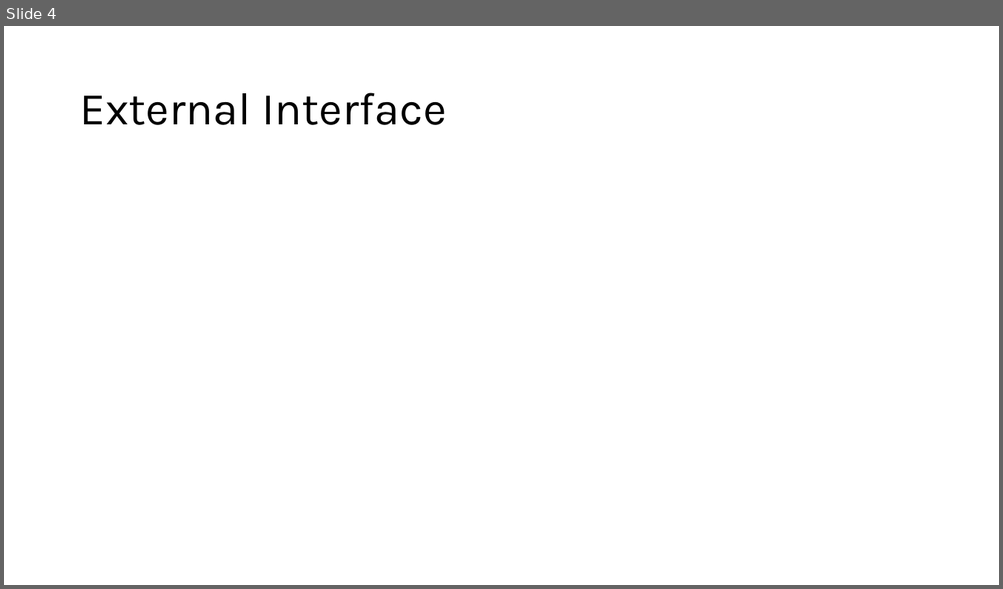
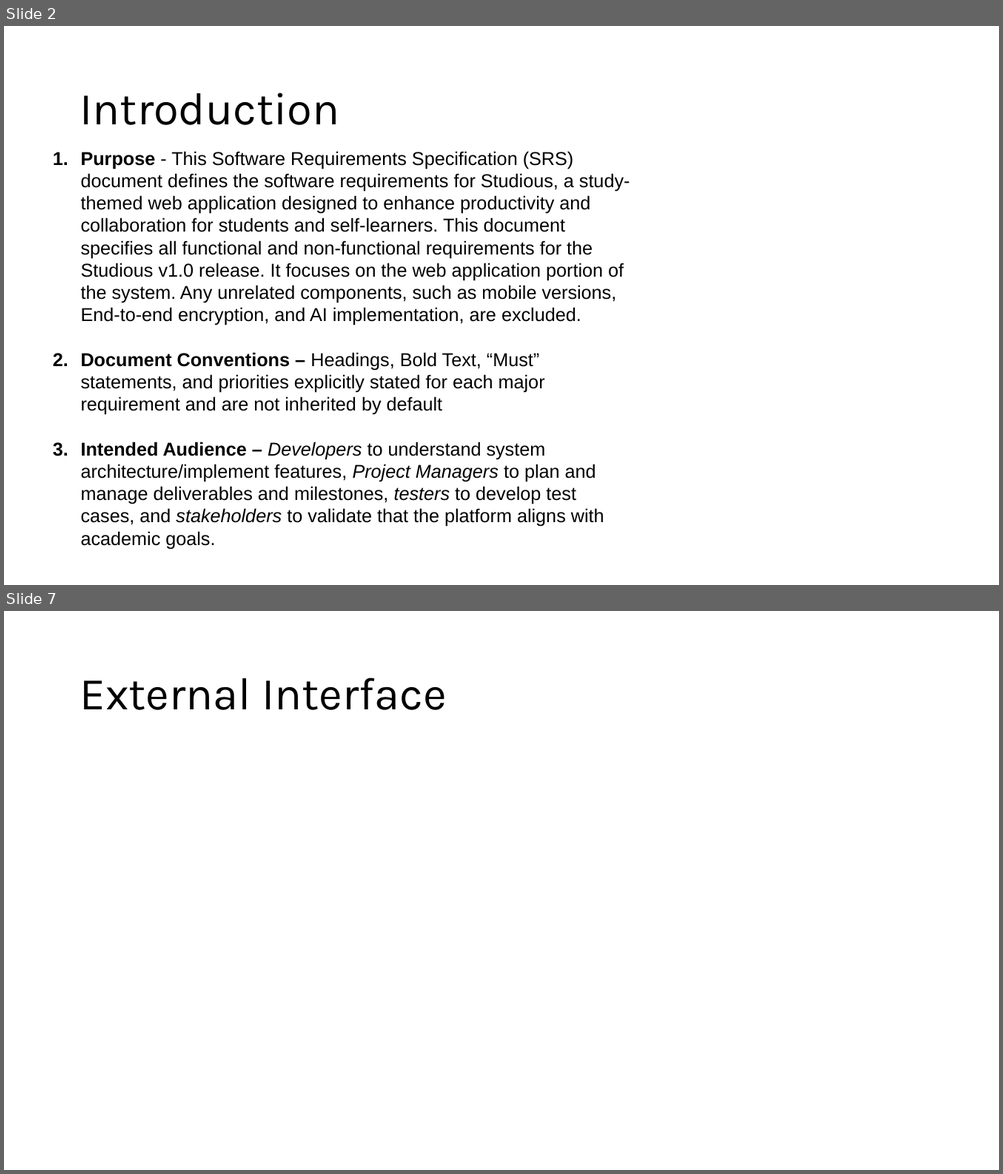
Before and after one commit to hudcho/Studious, a slide deck: ASGMNT3/New Microsoft PowerPoint Presentation.pptx. Shown one above the other, each under a label of ours: slide 4 before the commit, slides 2 and 7 after it; the slides between them are not shown. The pictures are 1003x589 and 1003x1174 pixels, drawn with LibreOffice and Linux fonts; fonts in the diff are those of the drawing. Boxes give left, top, right and bottom in pixels: in the first picture for what was removed or moved away, otherwise in the second. Text is boxed around its words. In the diff, an @@ line names an element or a change of style, - is before the commit and + after.

```diff
--- a/ASGMNT3/New Microsoft PowerPoint Presentation.pptx
+++ b/ASGMNT3/New Microsoft PowerPoint Presentation.pptx
@@ slide 2 added at (x1=4, y1=26, x2=999, y2=585), background #FFFFFF @@
@@ title added at (x1=79, y1=93, x2=339, y2=125), 44 pt, text #000000 @@
+Introduction
@@ text added at (x1=81, y1=151, x2=630, y2=549), 18 pt, text #000000 @@
+1. Purpose - This Software Requirements Specification (SRS) document defines the software requirements for Studious, a study-themed web application designed to enhance productivity and collaboration for students and self-learners. This document specifies all functional and non-functional requirements for the Studious v1.0 release. It focuses on the web application portion of the system. Any unrelated components, such as mobile versions, End-to-end encryption, and AI implementation, are excluded.
+2. Document Conventions – Headings, Bold Text, “Must” statements, and priorities explicitly stated for each major requirement and are not inherited by default
+3. Intended Audience – Developers to understand system architecture/implement features, Project Managers to plan and manage deliverables and milestones, testers to develop test cases, and stakeholders to validate that the platform aligns with academic goals.
@@ what was slide 4 is now slide 7 @@
```
Also in this commit, not shown: 4 other slides added, 2 slides removed.
